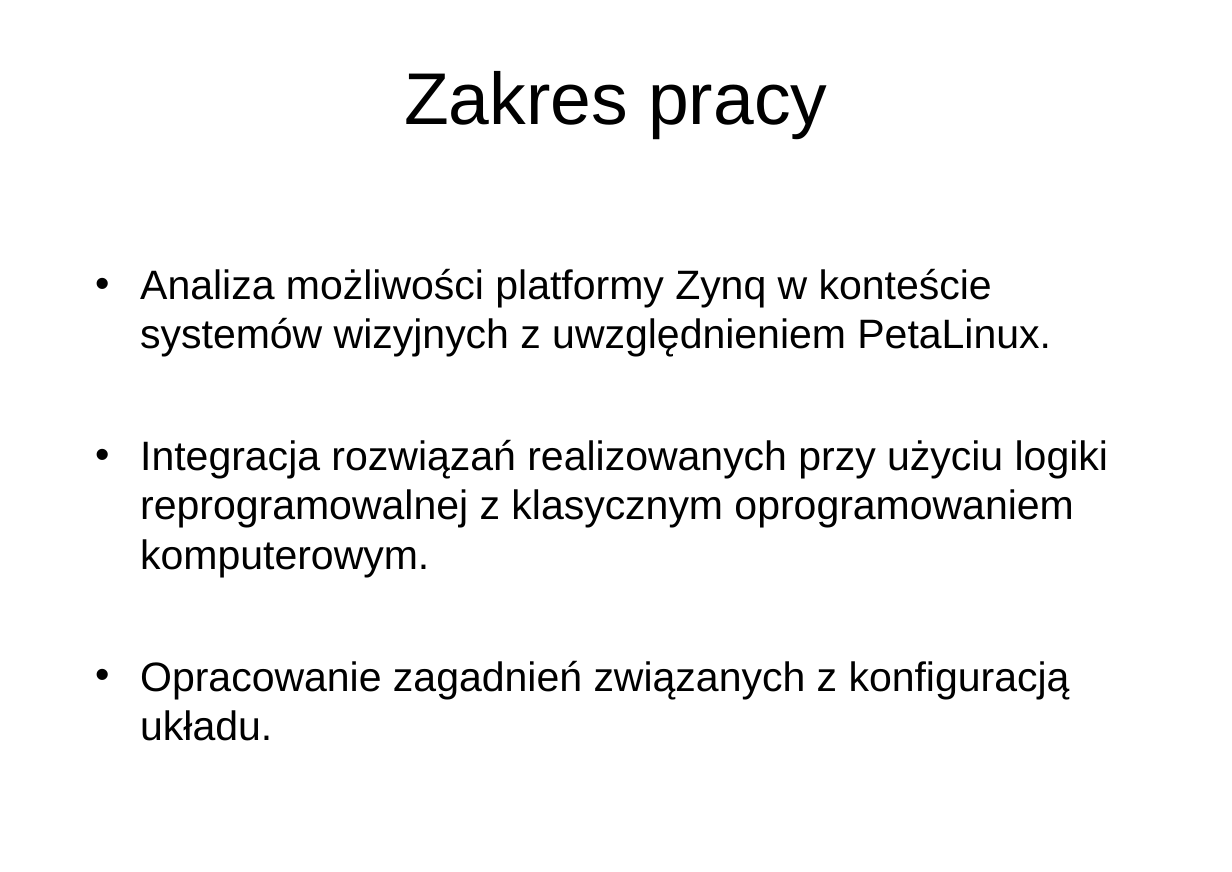
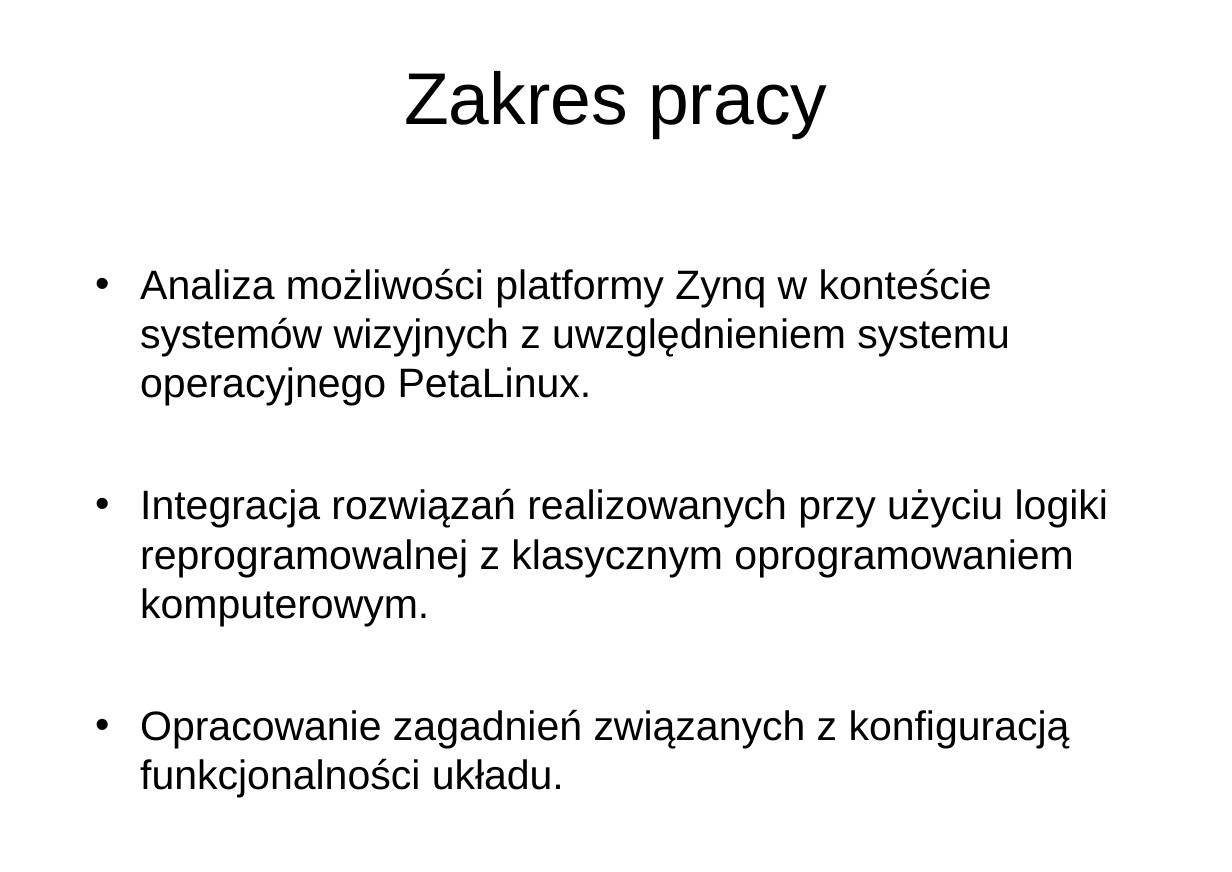
Before and after one commit to wgml/magister-doc, a slide deck: slide 2 of prezentacja.pptx. Drawn at 1232x872 pixels with LibreOffice and Linux fonts; fonts in the diff are those of the drawing; background and template pictures are left out. Boxes give left, top, right and bottom in pixels: in the first picture for what was removed or moved away, otherwise in the second. Text is boxed around its words. In the diff, an @@ line names an element or a change of style, - is before the commit and + after.

```diff
--- a/prezentacja.pptx
+++ b/prezentacja.pptx
@@ text at <box>140,268,1010,406</box>: text changed @@
-• Analiza możliwości platformy Zynq w konteście systemów wizyjnych z uwzględnieniem PetaLinux.
+• Analiza możliwości platformy Zynq w konteście systemów wizyjnych z uwzględnieniem systemu operacyjnego PetaLinux.
@@ text at <box>140,709,1070,798</box>: text changed @@
-• Opracowanie zagadnień związanych z konfiguracją układu.
+• Opracowanie zagadnień związanych z konfiguracją funkcjonalności układu.
```
Also in this commit, not shown: 8 other slides changed, 1 slide added, 1 other file.
